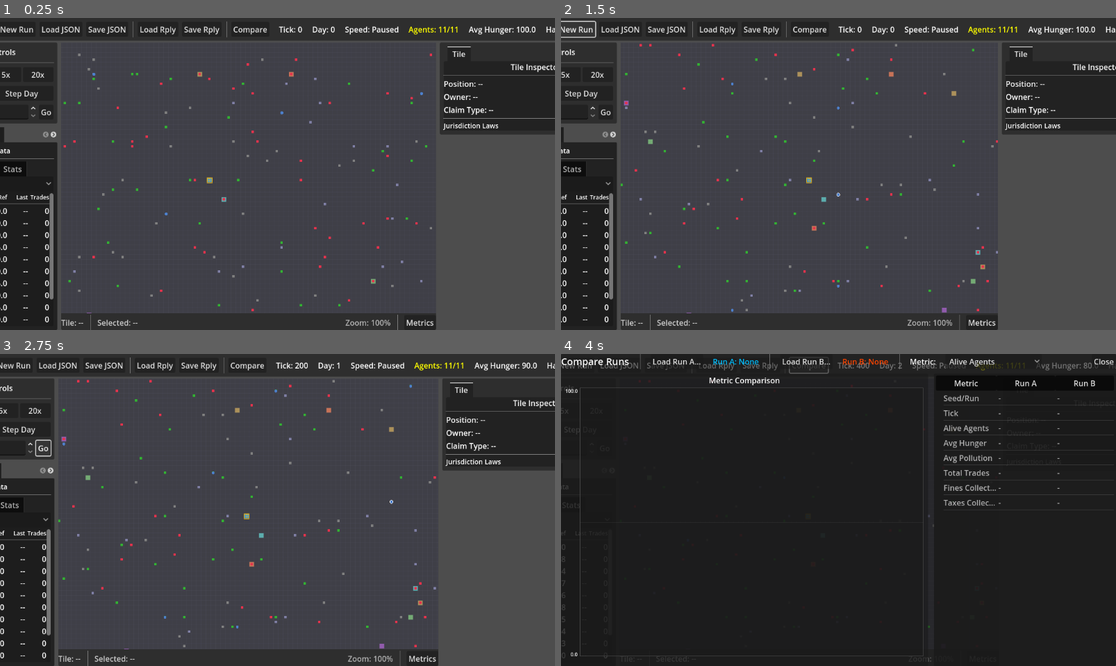
Above: before the commit, frames 1-4 (two rows, left to right).
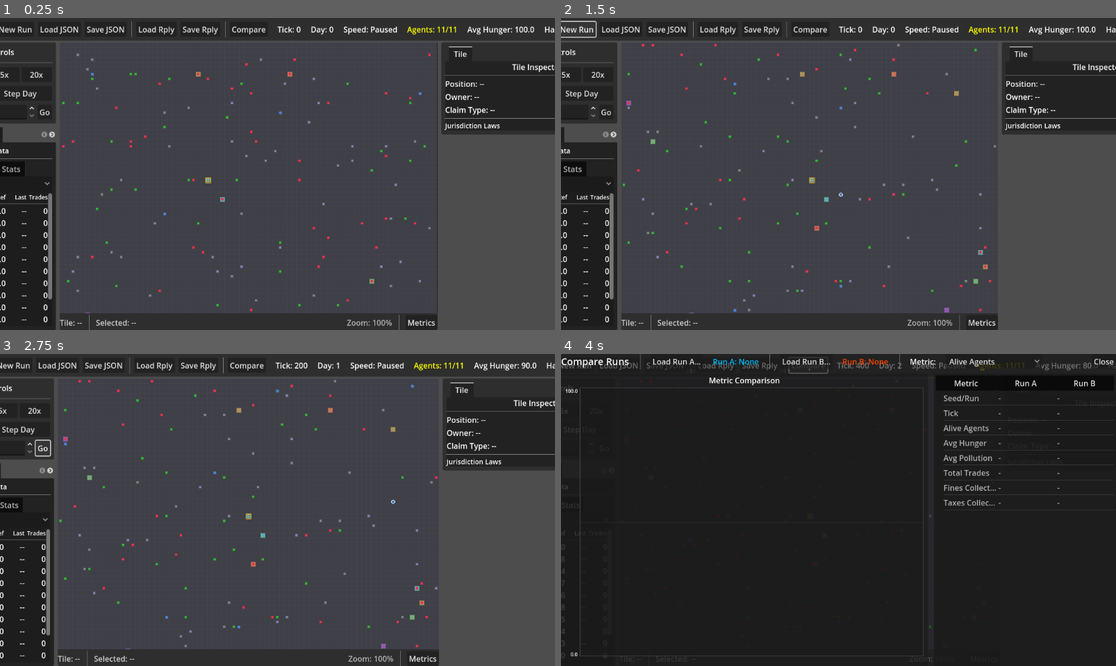
Above: after the commit, the same moments.

Repository: dfrer/societies
Game: Godot game, scene res://viz/visualizer_main.tscn
Two runs of this game, one before a commit and one after it. Both use one fixed random seed, a clock stepped at 60 frames per second and the inputs below.
Inputs:
- Up to frame 1 (0.25 s): no input
- Up to frame 2 (1.5 s): click "New Run" at 0.5 s; click "New Run" at 1.25 s
- Up to frame 3 (2.75 s): click "Go" at 2 s
- Up to frame 4 (4 s): click "Go" at 2.75 s; click "Compare" at 3.5 s

The runs differ from the first frame. In frame 1, 4.1% of the frame differs, in the area x 0-100%, y 1-100%; in frame 2, 2.7%; in frame 3, 2.9%; in frame 4, 0.4%.

Commit message:
Implement agent state expansion and planner infrastructure

Diff:
--- a/sim/agent.gd
+++ b/sim/agent.gd
@@ -12,6 +12,9 @@
 var faction_id: int = 0
 var is_player: bool = false
 var role: String = "gatherer"
+var career_type: String = "none"
+var career_goals: Array[Dictionary] = []
+var preferred_resource: String = ""
 var personality: Dictionary = {}
 
 ## Action state
@@ -37,6 +40,10 @@
 ## Claim state
 var is_claiming: bool = false
 var claim_progress: int = 0
+var home_pos: Vector2i = Vector2i(-1, -1)
+var owned_structures: Array[int] = []
+var personal_stockpile_id: int = -1
+var shelter_id: int = -1
 
 ## Progression system
 var claim_tokens: int = 25
@@ -49,6 +56,11 @@
 var goal_progress: int = 0      # Progress toward goal (0-100)
 var goal_data: Dictionary = {}  # Flexible goal metadata
 var goal_stack: Array = []      # Stack of sub-goals (Dictionaries)
+var long_term_goals: Array[Dictionary] = []
+
+## Market intention state
+var market_intentions: Array[Dictionary] = []
+var last_market_visit_tick: int = 0
 
 
 
@@ -58,6 +70,7 @@
 var exploration_direction: int = 0  # 0-7 compass direction
 var known_resource_locations: Array = []  # [{"type": str, "x": int, "y": int, "tick": int}]
 var social_memory: Dictionary = {}  # agent_id -> {"last_trade_tick": int, "trust": float}
+var market_price_memory: Dictionary = {}  # item_name -> {"last_price": int, "last_tick": int}
 
 ## Skill experience (for future skill leveling system)
 var skill_xp: Dictionary = {}
@@ -111,6 +124,9 @@
 		"faction_id": faction_id,
 		"is_player": is_player,
 		"role": role,
+		"career_type": career_type,
+		"career_goals": career_goals.duplicate(true),
+		"preferred_resource": preferred_resource,
 		"current_action": current_action.duplicate(),
 		"target_node_id": target_node_id,
 		"target_workshop_id": target_workshop_id,
@@ -125,6 +141,10 @@
 		"eco_concern": snappedf(eco_concern, 0.00000001),
 		"is_claiming": is_claiming,
 		"claim_progress": claim_progress,
+		"home_pos": {"x": home_pos.x, "y": home_pos.y},
+		"owned_structures": owned_structures.duplicate(),
+		"personal_stockpile_id": personal_stockpile_id,
+		"shelter_id": shelter_id,
 		"claim_tokens": claim_tokens,
 		"claim_level": claim_level,
 		"experience": experience,
@@ -133,11 +153,15 @@
 		"goal_progress": goal_progress,
 		"goal_data": goal_data.duplicate(),
 		"goal_stack": goal_stack.duplicate(true),
+		"long_term_goals": _serialize_long_term_goals(),
+		"market_intentions": _serialize_market_intentions(),
+		"last_market_visit_tick": last_market_visit_tick,
 		"last_gather_success_tick": last_gather_success_tick,
 		"last_trade_success_tick": last_trade_success_tick,
 		"exploration_direction": exploration_direction,
 		"known_resource_locations": _serialize_known_resource_locations(),
 		"social_memory": _serialize_social_memory(),
+		"market_price_memory": _serialize_market_price_memory(),
 		"personality": _serialize_personality()
 	}
 
@@ -166,6 +190,44 @@
 			"trust": snappedf(float(mem.get("trust", 0.5)), 0.00000001),
 			"last_trade_tick": int(mem.get("last_trade_tick", 0)),
 			"trade_count": int(mem.get("trade_count", 0))
+		}
+	return result
+
+func _serialize_long_term_goals() -> Array:
+	var result := []
+	for goal in long_term_goals:
+		if goal is Dictionary:
+			var data: Dictionary = goal.duplicate(true)
+			if data.has("started_tick"):
+				data["started_tick"] = int(data.get("started_tick", 0))
+			if data.has("deadline_tick"):
+				data["deadline_tick"] = int(data.get("deadline_tick", 0))
+			if data.has("progress"):
+				data["progress"] = snappedf(float(data.get("progress", 0.0)), 0.00000001)
+			if data.has("sub_goals"):
+				data["sub_goals"] = data.get("sub_goals", []).duplicate(true)
+			result.append(data)
+	return result
+
+func _serialize_market_intentions() -> Array:
+	var result := []
+	for intention in market_intentions:
+		if intention is Dictionary:
+			result.append({
+				"type": intention.get("type", ""),
+				"item": intention.get("item", ""),
+				"qty": int(intention.get("qty", 0)),
+				"max_price": int(intention.get("max_price", 0))
+			})
+	return result
+
+func _serialize_market_price_memory() -> Dictionary:
+	var result := {}
+	for item_name in market_price_memory:
+		var entry: Dictionary = market_price_memory[item_name]
+		result[item_name] = {
+			"last_price": int(entry.get("last_price", 0)),
+			"last_tick": int(entry.get("last_tick", 0))
 		}
 	return result
 
@@ -224,6 +286,16 @@
 	agent.faction_id = int(d.get("faction_id", 0))
 	agent.is_player = d.get("is_player", false)
 	agent.role = d.get("role", "gatherer")
+	if d.has("career_type"):
+		agent.career_type = d.get("career_type", "none")
+	else:
+		agent._sync_role_to_career(agent.role)
+	var career_goals_data: Array = d.get("career_goals", [])
+	agent.career_goals = []
+	for goal in career_goals_data:
+		if goal is Dictionary:
+			agent.career_goals.append(goal.duplicate(true))
+	agent.preferred_resource = d.get("preferred_resource", "")
 	# Convert current_action with proper types
 	var action_data: Dictionary = d.get("current_action", {"type": "IDLE"})
 	agent.current_action = {}
@@ -252,6 +324,14 @@
 	agent.eco_concern = snappedf(float(d.get("eco_concern", 0.0)), 0.00000001)
 	agent.is_claiming = d.get("is_claiming", false)
 	agent.claim_progress = int(d.get("claim_progress", 0))
+	var home_data: Dictionary = d.get("home_pos", {"x": -1, "y": -1})
+	agent.home_pos = Vector2i(int(home_data.get("x", -1)), int(home_data.get("y", -1)))
+	var owned_data: Array = d.get("owned_structures", [])
+	agent.owned_structures = []
+	for structure_id in owned_data:
+		agent.owned_structures.append(int(structure_id))
+	agent.personal_stockpile_id = int(d.get("personal_stockpile_id", -1))
+	agent.shelter_id = int(d.get("shelter_id", -1))
 	agent.claim_tokens = int(d.get("claim_tokens", 25))
 	agent.claim_level = int(d.get("claim_level", 1))
 	agent.experience = int(d.get("experience", 0))
@@ -261,6 +341,31 @@
 	agent.goal_progress = int(d.get("goal_progress", 0))
 	agent.goal_data = d.get("goal_data", {}).duplicate()
 	agent.goal_stack = d.get("goal_stack", []).duplicate(true)
+	var ltg_data: Array = d.get("long_term_goals", [])
+	agent.long_term_goals = []
+	for goal in ltg_data:
+		if goal is Dictionary:
+			var data: Dictionary = goal.duplicate(true)
+			if data.has("started_tick"):
+				data["started_tick"] = int(data.get("started_tick", 0))
+			if data.has("deadline_tick"):
+				data["deadline_tick"] = int(data.get("deadline_tick", 0))
+			if data.has("progress"):
+				data["progress"] = snappedf(float(data.get("progress", 0.0)), 0.00000001)
+			if data.has("sub_goals"):
+				data["sub_goals"] = data.get("sub_goals", []).duplicate(true)
+			agent.long_term_goals.append(data)
+	var intentions_data: Array = d.get("market_intentions", [])
+	agent.market_intentions = []
+	for intention in intentions_data:
+		if intention is Dictionary:
+			agent.market_intentions.append({
+				"type": intention.get("type", ""),
+				"item": intention.get("item", ""),
+				"qty": int(intention.get("qty", 0)),
+				"max_price": int(intention.get("max_price", 0))
+			})
+	agent.last_market_visit_tick = int(d.get("last_market_visit_tick", 0))
 	# Deserialize memory state
 	agent.last_gather_success_tick = int(d.get("last_gather_success_tick", 0))
 	agent.last_trade_success_tick = int(d.get("last_trade_success_tick", 0))
@@ -286,6 +391,15 @@
 			"last_trade_tick": int(mem.get("last_trade_tick", 0)),
 			"trade_count": int(mem.get("trade_count", 0))
 		}
+	var market_memory_data: Dictionary = d.get("market_price_memory", {})
+	agent.market_price_memory = {}
+	for item_name in market_memory_data:
+		var entry: Dictionary = market_memory_data[item_name]
+		agent.market_price_memory[item_name] = {
+			"last_price": int(entry.get("last_price", 0)),
+			"last_tick": int(entry.get("last_tick", 0))
+		}
+	agent._enforce_market_price_memory_limit()
 	# Deserialize personality with float precision normalization
 	var personality_data: Dictionary = d.get("personality", {
 		"greed": 0.5, "laziness": 0.5, "social_need": 0.5, "risk_tolerance": 0.5
@@ -298,6 +412,33 @@
 	agent.brain = DefaultBrain.new()
 
 	return agent
+
+func _sync_role_to_career(current_role: String) -> void:
+	if current_role == "":
+		career_type = "none"
+		return
+	career_type = current_role
+
+func _enforce_market_price_memory_limit(limit: int = 20) -> void:
+	if market_price_memory.size() <= limit:
+		return
+	var entries := []
+	for item_name in market_price_memory.keys():
+		var entry: Dictionary = market_price_memory[item_name]
+		entries.append({
+			"item": item_name,
+			"last_tick": int(entry.get("last_tick", 0))
+		})
+	entries.sort_custom(func(a, b):
+		var tick_a: int = int(a.get("last_tick", 0))
+		var tick_b: int = int(b.get("last_tick", 0))
+		if tick_a == tick_b:
+			return str(a.get("item", "")) < str(b.get("item", ""))
+		return tick_a < tick_b
+	)
+	while market_price_memory.size() > limit and not entries.is_empty():
+		var oldest: Dictionary = entries.pop_front()
+		market_price_memory.erase(oldest.get("item", ""))
 
 ## Get available money
 func get_available_money() -> int:
@@ -381,6 +522,18 @@
 ## Check if has a tool
 func has_tool(tool_name: String) -> bool:
 	return get_item_count(tool_name) > 0
+
+## Has a claimed home tile
+func has_home() -> bool:
+	return home_pos != Vector2i(-1, -1)
+
+## Has a personal stockpile
+func has_personal_stockpile() -> bool:
+	return personal_stockpile_id >= 0
+
+## Has a personal shelter
+func has_personal_shelter() -> bool:
+	return shelter_id >= 0
 
 ## Get hunger
 func get_hunger() -> float:
--- a/sim/brains/default_brain.gd
+++ b/sim/brains/default_brain.gd
@@ -16,10 +16,21 @@
 var _survival_planner := SurvivalPlanner.new()
 var _economy_planner := EconomyPlanner.new()
 var _governance_planner := GovernancePlanner.new()
+var _planners: Array[IAgentPlanner] = []
+
+func _init() -> void:
+	_planners = [
+		CommitmentPlanner.new(),
+		_survival_planner,
+		_economy_planner,
+		_governance_planner
+	]
+	_planners.sort_custom(func(a, b): return a.get_priority() > b.get_priority())
 
 func decide_action(agent: Agent, world: World, market: Market,
 				   contracts_system: ContractsSystem, tuning: Dictionary,
 				   recipes: Dictionary = {}, state: SimState = null) -> Dictionary:
+	var planner_context := PlannerContext.create(world, market, contracts_system, tuning, recipes, state)
 
 	# 0. Interrupts (Panic checks that override everything)
 	var interrupt = _survival_planner.get_interrupt_action(agent, tuning)
@@ -39,7 +50,7 @@
 	var iterations: int = 0
 	while iterations < 5:
 		if agent.goal_stack.is_empty():
-			_generate_high_level_goals(agent, world, market, contracts_system, tuning, recipes, state)
+			_generate_high_level_goals(agent, planner_context)
 
 		if agent.goal_stack.is_empty():
 			var fallback := _fallback_action(agent, world)
@@ -98,19 +109,11 @@
 		return Actions.explore(agent.exploration_direction)
 	return Actions.rest()
 
-func _generate_high_level_goals(agent: Agent, world: World, market: Market,
-								contracts_system: ContractsSystem, tuning: Dictionary,
-								recipes: Dictionary, state: SimState = null) -> void:
-	if _survival_planner.maybe_add_goal(agent, tuning):
-		return
-
-	if _economy_planner.add_primary_goal(agent, world, market, contracts_system, tuning, recipes, state):
-		return
-
-	if _governance_planner.maybe_add_goal(agent, world, tuning, state):
-		return
-
-	_economy_planner.add_progression_goal(agent, world, tuning, recipes, state)
+func _generate_high_level_goals(agent: Agent, context: PlannerContext) -> void:
+	for planner in _planners:
+		if planner.maybe_add_goal(agent, context):
+			return
+	_economy_planner.add_progression_goal(agent, context.world, context.tuning, context.recipes, context.state)
 
 # Helper function to determine if agent should claim resources
 func _is_goal_complete(agent: Agent, goal: Dictionary, world: World) -> bool:
--- /dev/null
+++ b/sim/brains/planner_context.gd
@@ -0,0 +1,21 @@
+## Bundles all context needed by planners to avoid long parameter lists
+class_name PlannerContext
+extends RefCounted
+
+var world: World
+var market: Market
+var contracts_system: ContractsSystem
+var tuning: Dictionary
+var recipes: Dictionary
+var state: SimState
+
+static func create(world: World, market: Market, contracts_system: ContractsSystem,
+		tuning: Dictionary, recipes: Dictionary, state: SimState) -> PlannerContext:
+	var ctx := PlannerContext.new()
+	ctx.world = world
+	ctx.market = market
+	ctx.contracts_system = contracts_system
+	ctx.tuning = tuning
+	ctx.recipes = recipes
+	ctx.state = state
+	return ctx
--- /dev/null
+++ b/sim/brains/planners/commitment_planner.gd
@@ -0,0 +1,33 @@
+## Surfaces active job board activities and contracts as explicit goals
+## Priority: highest — commitments must be honored before new goals
+class_name CommitmentPlanner
+extends IAgentPlanner
+
+func get_priority() -> int:
+	return 100 # Highest priority
+
+func maybe_add_goal(agent: Agent, context: PlannerContext) -> bool:
+	# Check for active contract
+	if agent.active_contract_id >= 0:
+		var contract = context.contracts_system.get_contract(agent.active_contract_id)
+		if contract != null and not contract.is_fulfilled():
+			agent.goal_stack.push_back({
+				type = "FULFILL_CONTRACT",
+				contract_id = agent.active_contract_id,
+				is_goal = true
+			})
+			return true
+
+	# Check for claimed activity
+	if agent.current_activity_id >= 0 and context.state != null:
+		var activity = context.state.job_board.get_activity(agent.current_activity_id)
+		if activity != null:
+			agent.goal_stack.push_back({
+				type = "COMPLETE_ACTIVITY",
+				activity_id = agent.current_activity_id,
+				activity_type = activity.get("type", ""),
+				is_goal = true
+			})
+			return true
+
+	return false
--- a/sim/brains/planners/economy_planner.gd
+++ b/sim/brains/planners/economy_planner.gd
@@ -1,6 +1,12 @@
 ## EconomyPlanner - handles contracts, resources, and progression goals
 class_name EconomyPlanner
-extends RefCounted
+extends IAgentPlanner
+
+func get_priority() -> int:
+	return 60
+
+func maybe_add_goal(agent: Agent, context: PlannerContext) -> bool:
+	return add_primary_goal(agent, context.world, context.market, context.contracts_system, context.tuning, context.recipes, context.state)
 
 func add_primary_goal(agent: Agent, world: World, market: Market,
 		contracts_system: ContractsSystem, tuning: Dictionary,
--- a/sim/brains/planners/governance_planner.gd
+++ b/sim/brains/planners/governance_planner.gd
@@ -1,28 +1,31 @@
 ## GovernancePlanner - handles faction expansion and infrastructure goals
 class_name GovernancePlanner
-extends RefCounted
+extends IAgentPlanner
 
-func maybe_add_goal(agent: Agent, world: World, tuning: Dictionary, state: SimState = null) -> bool:
-	if state == null:
+func get_priority() -> int:
+	return 50
+
+func maybe_add_goal(agent: Agent, context: PlannerContext) -> bool:
+	if context.state == null:
 		return false
 	if agent.faction_id == 0:
 		return false
 
 	var my_faction = null
-	for faction in state.factions:
+	for faction in context.state.factions:
 		if faction.id == agent.faction_id:
 			my_faction = faction
 			break
 
 	if my_faction and my_faction.founder_agent_id == agent.id:
-		var claim_cost: int = int(tuning.get("faction_claim_cost", 15))
+		var claim_cost: int = int(context.tuning.get("faction_claim_cost", 15))
 		if my_faction.treasury >= claim_cost * 2:
 			agent.goal_stack.push_back({"type": "EXPAND_FACTION", "is_goal": true})
 			return true
 
 	if agent.has_tool("Shovel"):
-		var market_pos = Vector2i(int(tuning.get("market_pos_x", 48)), int(tuning.get("market_pos_y", 48)))
-		if state.rng.randf() < 0.05:
+		var market_pos = Vector2i(int(context.tuning.get("market_pos_x", 48)), int(context.tuning.get("market_pos_y", 48)))
+		if context.state.rng.randf() < 0.05:
 			agent.goal_stack.push_back({"type": "BUILD_ROAD", "target_x": market_pos.x, "target_y": market_pos.y, "is_goal": true})
 			return true
 
--- /dev/null
+++ b/sim/brains/planners/i_agent_planner.gd
@@ -0,0 +1,12 @@
+## Abstract interface for goal-generating planners
+class_name IAgentPlanner
+extends RefCounted
+
+## Attempt to add a goal to the agent's goal stack.
+## Returns true if a goal was added, false otherwise.
+func maybe_add_goal(agent: Agent, context: PlannerContext) -> bool:
+	return false
+
+## Returns the priority of this planner (higher = runs first)
+func get_priority() -> int:
+	return 0
--- a/sim/brains/planners/survival_planner.gd
+++ b/sim/brains/planners/survival_planner.gd
@@ -1,6 +1,9 @@
 ## SurvivalPlanner - handles survival interrupts and basic needs
 class_name SurvivalPlanner
-extends RefCounted
+extends IAgentPlanner
+
+func get_priority() -> int:
+	return 90
 
 func get_interrupt_action(agent: Agent, tuning: Dictionary) -> Dictionary:
 	var emergency_threshold: float = tuning.get("emergency_hunger_threshold", 15.0)
@@ -13,8 +16,8 @@
 		return Actions.sleep_rest() # Must rest
 	return {}
 
-func maybe_add_goal(agent: Agent, tuning: Dictionary) -> bool:
-	var eat_threshold: float = tuning.get("eat_threshold", 50.0)
+func maybe_add_goal(agent: Agent, context: PlannerContext) -> bool:
+	var eat_threshold: float = context.tuning.get("eat_threshold", 50.0)
 	if agent.get_hunger() < eat_threshold:
 		if agent.has_available_item("CookedMeal"):
 			agent.goal_stack.push_back({"type": "EAT_FOOD", "item": "CookedMeal", "is_goal": true})
Not shown, changed: todo.md
